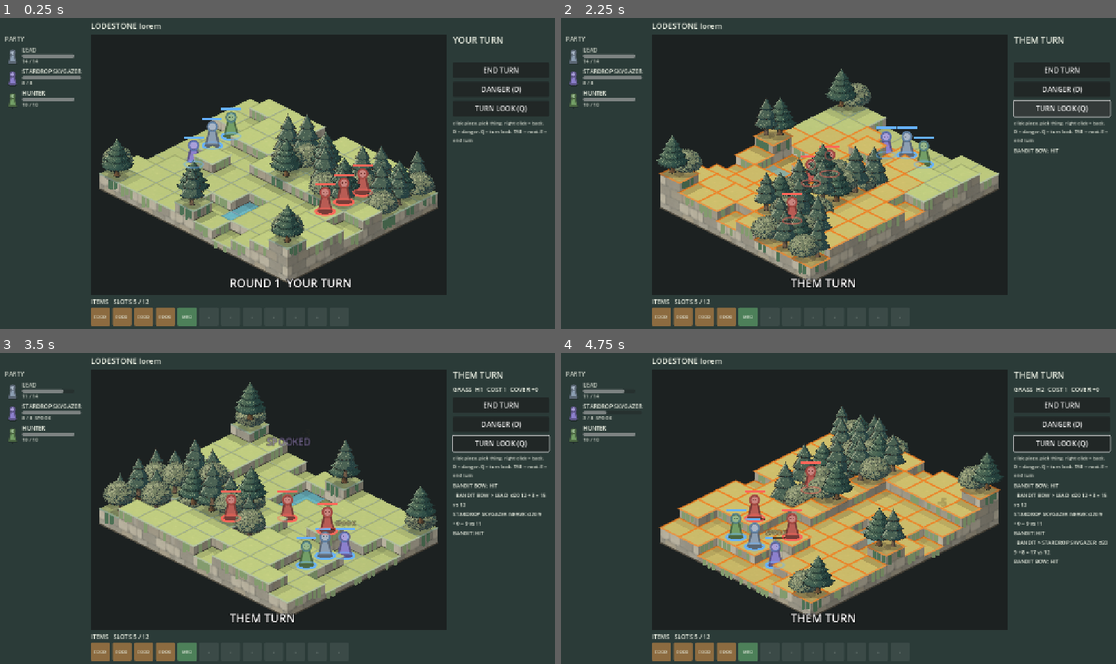
Above: before the commit, frames 1-4 (two rows, left to right).
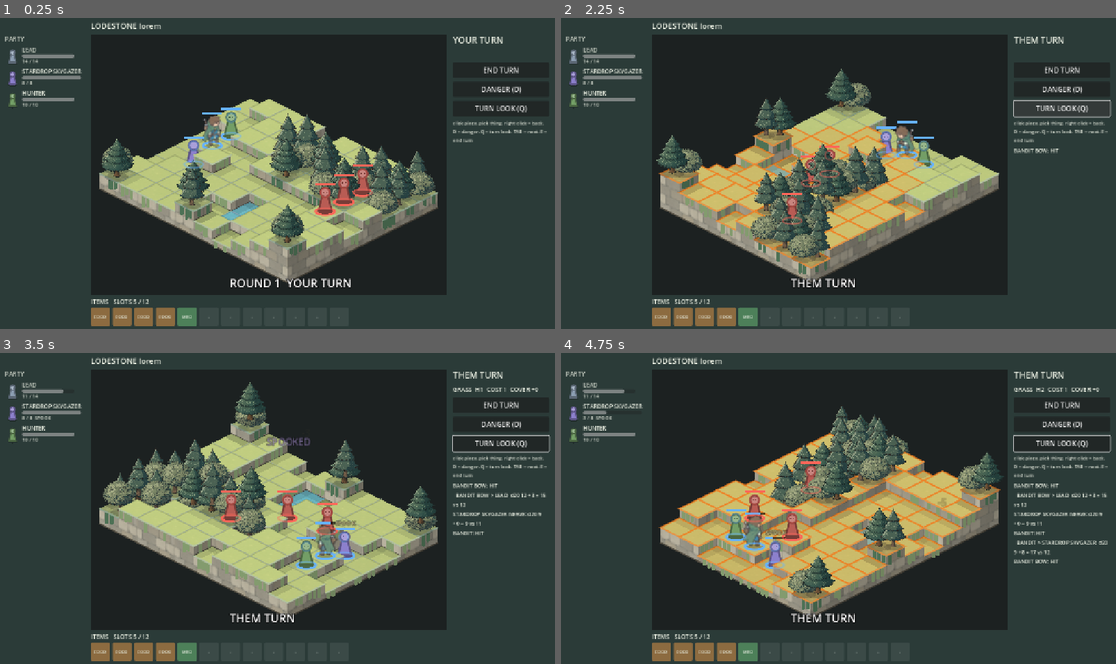
Above: after the commit, the same moments.

Repository: BrandonSigil/lodestone
Game: Godot game, scene res://scenes/combat.tscn
The game is run twice, just before and just after one commit, with the same random seed, the same clock (stepped at 60 frames per second) and the same inputs. This scene is started directly instead of the project's main scene.
Inputs (mouse positions are in pixels of both pictures, inside the frame that each line leads up to):
- Up to frame 1 (0.25 s): no input
- Up to frame 2 (2.25 s): click "END TURN" at 0.5 s; click "DANGER (D)" at 1.25 s; click "TURN LOOK (Q)" at 2 s
- Up to frame 3 (3.5 s): tap Enter at 2.75 s; move the mouse to (399, 492) at 2.77 s; hold D from 2.78 s (still down); tap E at 2.85 s; click (399, 492) at 2.92 s
- Up to frame 4 (4.75 s): release D at 3.5 s; drag from (727, 524) to (810, 570) at 3.52 s; move the mouse to (894, 440) at 4.27 s; hold D from 4.28 s (still down); tap Q at 4.35 s

The runs differ from the first frame. In frame 1, 0.3% of the frame differs, in the area x 36-41%, y 30-42%; in frame 2, 0.3%, in the area x 60-65%, y 33-45%; in frame 3, 0.3%; in frame 4, 0.3%.

Commit message:
Lead character sprites in battle: walk, swing, cast, hurt in SE and NE
Animation sheets generated from the character reference sheet
(art/prompts/sheet-character-anim.txt), cut into C28 strips by
tools/art/anim_sheet_cut.py, loaded by CharacterArt. Pieces face their
moves and targets, walk while moving, land hits on the hit frame and
flinch when hit; characters without art stay graybox pawns.

Co-Authored-By: Claude Opus 5.5 (1M context) <noreply@anthropic.com>

Diff:
--- /dev/null
+++ b/game/art/source/characters/lead/lead.json
@@ -0,0 +1,53 @@
+{
+ "id": "lead",
+ "class": "hero",
+ "frame": 192,
+ "anchor": [
+  96,
+  160
+ ],
+ "scale": 0.5,
+ "mirror": {
+  "sw": "se",
+  "w": "e",
+  "nw": "ne"
+ },
+ "dirs": [
+  "se",
+  "ne"
+ ],
+ "anims": {
+  "idle": {
+   "fps": 6,
+   "loop": true,
+   "frames": 4
+  },
+  "walk": {
+   "fps": 10,
+   "loop": true,
+   "frames": 6
+  },
+  "attack": {
+   "fps": 12,
+   "loop": false,
+   "hit": 2,
+   "frames": 6
+  },
+  "cast": {
+   "fps": 10,
+   "loop": false,
+   "hit": 3,
+   "frames": 6
+  },
+  "hurt": {
+   "fps": 8,
+   "loop": false,
+   "frames": 2
+  },
+  "down": {
+   "fps": 6,
+   "loop": false,
+   "frames": 2
+  }
+ }
+}
--- /dev/null
+++ b/game/scripts/combat/character_art.gd
@@ -0,0 +1,92 @@
+class_name CharacterArt
+extends RefCounted
+## Character sprites from art/source/characters/<id>/ (docs/art/characters.md C28): <id>.json plus one
+## horizontal strip per anim and drawn facing, <id>_<anim>_<dir>.png. Undrawn facings use the json's
+## mirror table, then the nearest drawn facing. A character with no json draws as the graybox Pawn.
+
+const DIR := "res://art/source/characters/"
+const SCREEN_DIRS := ["e", "se", "s", "sw", "w", "nw", "n", "ne"]  ## clockwise from screen right
+
+static var _meta := {}  # id -> parsed json, or null when the character has no art
+static var _tex := {}  # "id/anim/dir" -> Texture2D or null
+
+
+static func meta(id: StringName) -> Variant:
+	if id == &"":
+		return null
+	if not _meta.has(id):
+		var path := DIR + String(id) + "/" + String(id) + ".json"
+		var data: Variant = null
+		if FileAccess.file_exists(path):
+			data = JSON.parse_string(FileAccess.get_file_as_string(path))
+		_meta[id] = data if data is Dictionary else null
+	return _meta[id]
+
+
+static func has_art(id: StringName) -> bool:
+	return meta(id) != null
+
+
+## Seconds an anim takes to play once.
+static func length(id: StringName, anim: String) -> float:
+	var a: Dictionary = meta(id).anims.get(anim, {})
+	return float(a.get("frames", 1)) / float(a.get("fps", 10))
+
+
+## Seconds from an anim's start to its hit or release frame (C17); 0 when it has none.
+static func hit_time(id: StringName, anim: String) -> float:
+	var a: Dictionary = meta(id).anims.get(anim, {})
+	return float(a.get("hit", 0)) / float(a.get("fps", 10))
+
+
+## Screen facing name for a screen-space direction (y down).
+static func screen_dir(v: Vector2) -> String:
+	var i := posmod(roundi(v.angle() / (PI / 4.0)), 8)
+	return SCREEN_DIRS[i]
+
+
+## {tex, region, flip, scale, anchor} for this anim at time t, or {} when nothing is drawn for it.
+static func frame(id: StringName, anim: String, dir: String, t: float) -> Dictionary:
+	var m: Dictionary = meta(id)
+	if not m.anims.has(anim):
+		anim = "idle"
+	var a: Dictionary = m.anims[anim]
+	var flip := false
+	var dirs: Array = m.dirs
+	if not dirs.has(dir):
+		var mirror: Dictionary = m.get("mirror", {})
+		if dirs.has(mirror.get(dir, "")):
+			dir = mirror[dir]
+			flip = true
+		else:  # nearest drawn facing: south-ish faces use the front view, north-ish the back view
+			var west := dir.contains("w")
+			var front := "se" if dirs.has("se") else String(dirs[0])
+			var back := "ne" if dirs.has("ne") else front
+			dir = back if dir.begins_with("n") else front
+			flip = west
+	var tex := _strip(id, anim, dir)
+	if tex == null:
+		return {}
+	var n := int(a.frames)
+	var i := int(t * float(a.fps))
+	i = posmod(i, n) if a.get("loop", false) else mini(i, n - 1)
+	var size := float(m.frame)
+	return {"tex": tex, "region": Rect2(i * size, 0, size, size), "flip": flip,
+		"scale": float(m.scale), "anchor": Vector2(m.anchor[0], m.anchor[1])}
+
+
+static func _strip(id: StringName, anim: String, dir: String) -> Texture2D:
+	var key := "%s/%s/%s" % [id, anim, dir]
+	if not _tex.has(key):
+		var path := DIR + "%s/%s_%s_%s.png" % [id, id, anim, dir]
+		var tex: Texture2D = null
+		if ResourceLoader.exists(path):
+			tex = load(path)
+			# Mipmaps so the half-size sprite doesn't shimmer (like BattleArt's tiles).
+			var img := tex.get_image()
+			if img != null:
+				img.decompress()
+				img.generate_mipmaps()
+				tex = ImageTexture.create_from_image(img)
+		_tex[key] = tex
+	return _tex[key]
--- a/game/scripts/combat/combat_board.gd
+++ b/game/scripts/combat/combat_board.gd
@@ -211,7 +211,8 @@
 			var base := iso(u.vis.x + 0.5, u.vis.y + 0.5, u.vis_h) + u.offset - Vector2(0, u.hop)
 			var ring := Color(0.4, 0.7, 1.0) if u.team == 0 else Color(1.0, 0.4, 0.35)
 			Pawn.ellipse(self, base, 26.0 * 0.62, 26.0 * 0.22, Color(ring, 0.45), false, 1.5)
-			draw_arc(base + Vector2(0, -26.0 * 1.22), 26.0 * 0.3, 0, TAU, 20, Color(ring, 0.35), 1.5, true)
+			if not CharacterArt.has_art(u.sprite):  # the head ghost is pawn-shaped; sprites keep the foot ring
+				draw_arc(base + Vector2(0, -26.0 * 1.22), 26.0 * 0.3, 0, TAU, 20, Color(ring, 0.35), 1.5, true)
 	for f in _floaters:
 		var a := clampf(f.t, 0.0, 1.0)
 		draw_string_outline(font, f.pos, f.text, HORIZONTAL_ALIGNMENT_CENTER, 120, 16, 4, Color(0, 0, 0, a))
@@ -548,10 +549,14 @@
 	var ring := Color(0.4, 0.7, 1.0) if u.team == 0 else Color(1.0, 0.4, 0.35)
 	if u == selected:
 		ring = Color(1.0, 0.9, 0.4)
-	Pawn.draw(self, base, 26.0 * breathe, col, ring)
+	var top := 48.0
+	if CharacterArt.has_art(u.sprite):
+		top = _draw_sprite(u, base, col, ring)
+	else:
+		Pawn.draw(self, base, 26.0 * breathe, col, ring)
 	# HP pips
 	var w := 34.0
-	var p := base + Vector2(-w * 0.5, -48)
+	var p := base + Vector2(-w * 0.5, -top)
 	draw_rect(Rect2(p, Vector2(w, 4)), Color(0, 0, 0, 0.6))
 	draw_rect(Rect2(p, Vector2(w * clampf(float(u.shown_hp) / u.max_hp, 0.0, 1.0), 4)), ring)
 	var tags := ""
@@ -565,6 +570,45 @@
 		draw_string(font, p + Vector2(-23, -4), tags.strip_edges(), HORIZONTAL_ALIGNMENT_CENTER, 80, 10, Color(1, 0.95, 0.7))
 
 
+## A character sprite standing on base: contact shadow and team ring like the Pawn, then the anim frame.
+## Returns how far above base the HP pips go.
+func _draw_sprite(u: CombatUnit, base: Vector2, col: Color, ring: Color) -> float:
+	Pawn.ellipse(self, base + Vector2(0, 2), 15.0, 5.0, Color(0, 0, 0, 0.25))
+	Pawn.ellipse(self, base, 16.0, 5.7, ring, false, 2.5)
+	var d := Vector2(u.facing)
+	var dir := CharacterArt.screen_dir(iso(1.0 + d.x, 1.0 + d.y, 0.0) - iso(1.0, 1.0, 0.0))
+	var f := CharacterArt.frame(u.sprite, u.anim, dir, _time - u.anim_start)
+	if f.is_empty():
+		return 48.0
+	var s: float = f.scale
+	var mod := Color.WHITE if col == u.tint else Color(0.65, 0.65, 0.65)  # done pieces dim like the pawn
+	draw_set_transform(base, 0.0, Vector2(-s if f.flip else s, s))
+	draw_texture_rect_region(f.tex, Rect2(-f.anchor, f.region.size), f.region, mod)
+	draw_set_transform(Vector2.ZERO)
+	return f.anchor.y * s * 0.72
+
+
+## Start a sprite anim from its first frame. Non-looping anims fall back to idle when done.
+func play_anim(u: CombatUnit, anim: String) -> void:
+	if not CharacterArt.has_art(u.sprite):
+		return
+	u.anim = anim
+	u.anim_start = _time
+	if anim != "idle" and anim != "walk":
+		var start := u.anim_start
+		get_tree().create_timer(CharacterArt.length(u.sprite, anim) + 0.15).timeout.connect(func() -> void:
+			if u.anim == anim and u.anim_start == start:
+				u.anim = "idle")
+
+
+## Turn a piece toward a cell (the dominant grid axis, since pieces face the four grid directions).
+func face(u: CombatUnit, toward: Vector2i) -> void:
+	var v := toward - u.cell
+	if v == Vector2i.ZERO:
+		return
+	u.facing = Vector2i(signi(v.x), 0) if absi(v.x) >= absi(v.y) else Vector2i(0, signi(v.y))
+
+
 func float_text(c: Vector2i, text: String, color := Color.WHITE) -> void:
 	_floaters.append({"text": text, "pos": cell_top(c) + Vector2(-60, -56), "t": 1.2, "color": color})
 
@@ -573,12 +617,17 @@
 
 ## Hop along a path like a piece lifted off the board, one tile at a time.
 func animate_move(u: CombatUnit, path: Array[Vector2i]) -> void:
+	var walker := CharacterArt.has_art(u.sprite)
+	if walker and path.size() > 1:
+		play_anim(u, "walk")
 	for i in range(1, path.size()):
 		var a := Vector2(path[i - 1])
 		var b := Vector2(path[i])
 		var ha := float(grid.height_at(path[i - 1]))
 		var hb := float(grid.height_at(path[i]))
-		var lift := 10.0 + absf(hb - ha) * HS * 0.6
+		u.facing = path[i] - path[i - 1]
+		# Sprites walk, so they only hop to climb; pawns hop every tile like a lifted piece.
+		var lift := (2.0 if walker else 10.0) + absf(hb - ha) * HS * 0.6
 		var step := func(t: float) -> void:
 			u.vis = a.lerp(b, t)
 			u.vis_h = lerpf(ha, hb, t)
@@ -587,6 +636,8 @@
 		tw.tween_method(step, 0.0, 1.0, 0.16)
 		await tw.finished
 	u.hop = 0.0
+	if walker:
+		play_anim(u, "idle")
 
 
 ## Slide without a hop: shoved, not walking.
@@ -610,12 +661,21 @@
 
 
 func animate_attack(att: CombatUnit, tgt: CombatUnit, hit: bool) -> void:
-	var dir := (cell_top(tgt.cell) - cell_top(att.cell)).normalized() * 10.0
-	var tw := create_tween()
-	tw.tween_property(att, "offset", dir, 0.08)
-	tw.tween_property(att, "offset", Vector2.ZERO, 0.12)
-	await tw.finished
+	face(att, tgt.cell)
+	if CharacterArt.has_art(att.sprite):
+		# Swing or cast, and land the hit on the anim's hit frame (C17).
+		var anim := "cast" if att.magic else "attack"
+		play_anim(att, anim)
+		await get_tree().create_timer(CharacterArt.hit_time(att.sprite, anim)).timeout
+	else:
+		var dir := (cell_top(tgt.cell) - cell_top(att.cell)).normalized() * 10.0
+		var tw := create_tween()
+		tw.tween_property(att, "offset", dir, 0.08)
+		tw.tween_property(att, "offset", Vector2.ZERO, 0.12)
+		await tw.finished
 	if hit:
+		face(tgt, att.cell)
+		play_anim(tgt, "hurt")
 		var shake := create_tween()
 		for i in 4:
 			shake.tween_property(tgt, "offset", Vector2(4 if i % 2 == 0 else -4, 0), 0.04)
--- a/game/scripts/combat/combat_unit.gd
+++ b/game/scripts/combat/combat_unit.gd
@@ -40,6 +40,10 @@
 var vis_h := 0.0
 var hop := 0.0
 var offset := Vector2.ZERO
+var sprite: StringName = &""  ## character art id (CharacterArt); "" draws the graybox Pawn
+var facing := Vector2i(1, 0)  ## grid direction the piece looks along; the board turns it to screen space
+var anim := "idle"  ## sprite anim playing (idle, walk, attack, cast, hurt)
+var anim_start := 0.0  ## board time the anim started
 var shown_hp := 1  ## HP the board draws; trails hp while hits animate
 
 
@@ -103,6 +107,8 @@
 	u.hp = u.max_hp
 	u.shown_hp = u.hp
 	u.tint = d.tint
+	if CharacterArt.has_art(d.id):
+		u.sprite = d.id
 	u.deficiency = d.deficiency
 	for k in d.class_def.skills:
 		u.skills[k] = d.skill(k)
@@ -124,6 +130,7 @@
 	u.name_key = c.name_key
 	u.apply_class(c, mods)
 	u.team = 1
+	u.facing = Vector2i(-1, 0)
 	u.hp = u.max_hp
 	u.shown_hp = u.hp
 	u.tint = Color(0.72, 0.36, 0.33)
--- a/game/tests/test_data.gd
+++ b/game/tests/test_data.gd
@@ -54,3 +54,22 @@
 		for id in row.units.split("|"):
 			ok(ResourceLoader.exists("res://data/classes/%s.tres" % id), "%s unit %s" % [row.id, id])
 		_check_effects(row.loot, row.id)
+
+
+## Character sprites (docs/art/characters.md 5.10): every anim's strip exists in every drawn facing and is
+## exactly frames x frame wide, and combat's two facings are drawn.
+func test_character_sprites_match_json() -> void:
+	for id in Db.ROSTER:
+		var m: Variant = CharacterArt.meta(id)
+		if m == null:
+			continue
+		ok(m.dirs.has("se") and m.dirs.has("ne"), "%s draws se and ne" % id)
+		for anim in m.anims:
+			for dir in m.dirs:
+				var path := "res://art/source/characters/%s/%s_%s_%s.png" % [id, id, anim, dir]
+				var tex: Texture2D = load(path) if ResourceLoader.exists(path) else null
+				ok(tex != null, "%s exists" % path)
+				if tex != null:
+					ok(tex.get_width() >= int(m.anims[anim].frames) * int(m.frame), "%s has %d frames" % [path, m.anims[anim].frames])
+		var f := CharacterArt.frame(id, "attack", "sw", 0.0)
+		ok(not f.is_empty() and f.flip, "%s mirrors se for sw" % id)
--- a/game/tools/sandbox_shot_steps.gd
+++ b/game/tools/sandbox_shot_steps.gd
@@ -16,6 +16,24 @@
 			s._restart()
 		if _frames in [30, 50]:
 			s.battle.end_player_phase()
+		return
+	if _frames == 10 and _step.begins_with("anim_"):
+		# anim_<anim>[_ne]: the first piece stands next to the nearest foe and plays <anim> facing SE (or NE),
+		# caught 14 frames in (the hit frame of the swing).
+		var b: Battle = s.battle
+		var u: CombatUnit = b.units[0]
+		var parts := _step.split("_")
+		var foe: CombatUnit = null
+		for o: CombatUnit in b.units:
+			if o.team == 1 and (foe == null or CombatRules.dist(o.cell, u.cell) < CombatRules.dist(foe.cell, u.cell)):
+				foe = o
+		for d: Vector2i in [Vector2i(-1, 0), Vector2i(0, 1), Vector2i(0, -1), Vector2i(1, 0)]:
+			var c := foe.cell + d
+			if b.grid.passable(c) and CombatRules.unit_at(b.units, c) == null:
+				u.place(c, b.grid.height_at(c))
+				break
+		u.facing = Vector2i(0, -1) if parts.size() > 2 and parts[2] == "ne" else Vector2i(1, 0)
+		b.board.play_anim(u, parts[1])
 		return
 	if _frames == 10 and _step != "edit":
 		var b: Battle = s.battle
Binary file added: game/art/source/characters/lead/lead_attack_ne.png
Not shown, added: game/art/source/characters/lead/lead_attack_ne.png.import
Binary file added: game/art/source/characters/lead/lead_attack_se.png
Not shown, added: game/art/source/characters/lead/lead_attack_se.png.import
Binary file added: game/art/source/characters/lead/lead_cast_ne.png
Not shown, added: game/art/source/characters/lead/lead_cast_ne.png.import
Binary file added: game/art/source/characters/lead/lead_cast_se.png
Not shown, added: game/art/source/characters/lead/lead_cast_se.png.import
Binary file added: game/art/source/characters/lead/lead_down_ne.png
Not shown, added: game/art/source/characters/lead/lead_down_ne.png.import
Binary file added: game/art/source/characters/lead/lead_down_se.png
Not shown, added: game/art/source/characters/lead/lead_down_se.png.import
(and 26 more such lines)
